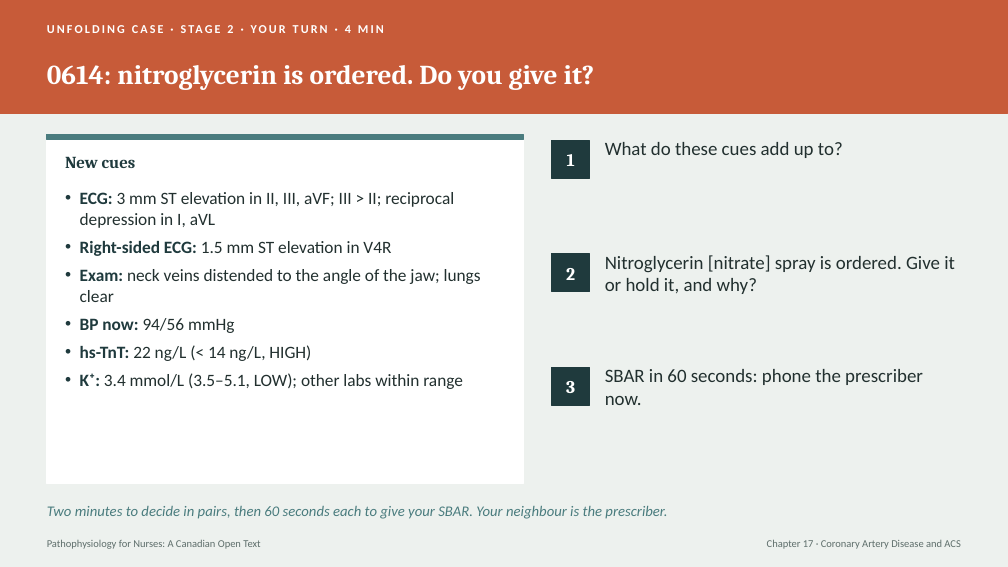
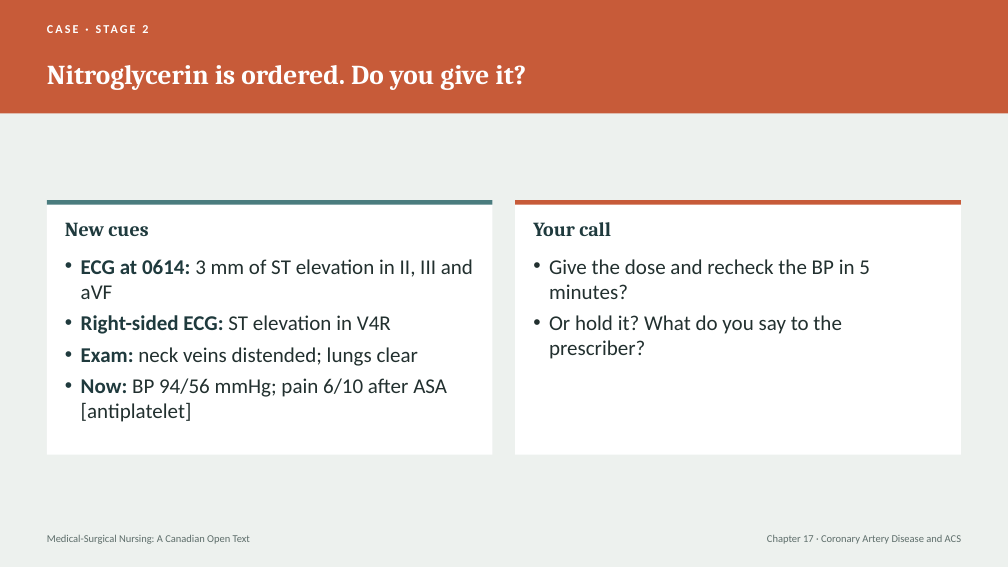
Before and after one commit to andrewleenl/opensourcenursing, a slide deck: slide 19 of Ch17_Coronary_Artery_Disease_and_Acute_Coronary_Syndromes_Lecture_Presentation.pptx (slide 31 before the commit). Drawn at 1008x567 pixels with LibreOffice and Linux fonts; fonts in the diff are those of the drawing. Boxes give left, top, right and bottom in pixels: in the first picture for what was removed or moved away, otherwise in the second. Text is boxed around its words. In the diff, an @@ line names an element or a change of style, - is before the commit and + after.

```diff
--- a/Ch17_Coronary_Artery_Disease_and_Acute_Coronary_Syndromes_Lecture_Presentation.pptx
+++ b/Ch17_Coronary_Artery_Disease_and_Acute_Coronary_Syndromes_Lecture_Presentation.pptx
@@ rectangle at [0, 0, 1008, 113]: outline #C75B39 1 pt to none @@
@@ text at [142, 25, 148, 33]: text changed @@
-UNFOLDING CASE · STAGE 2 · YOUR TURN · 4 MIN
+CASE · STAGE 2
@@ title at [47, 65, 526, 90]: text changed @@
-0614: nitroglycerin is ordered. Do you give it?
+Nitroglycerin is ordered. Do you give it?
@@ rectangle removed at [552, 141, 590, 178] @@
@@ text removed at [605, 142, 843, 158] @@
-What do these cues add up to?
@@ text removed at [567, 154, 575, 166] @@
-1
@@ rectangle: place and size @@
-rectangle at [47, 135, 523, 484]
+rectangle at [47, 200, 492, 455]
@@ rectangle at [47, 200, 492, 455]: outline #FFFFFF 1 pt to none @@
@@ rectangle: place and size @@
-rectangle at [47, 135, 523, 139]
+rectangle at [47, 200, 492, 205]
@@ rectangle at [47, 200, 492, 205]: outline #4A7C7E 1 pt to none @@
@@ rectangle added at [516, 200, 961, 455], fill #FFFFFF @@
@@ rectangle added at [516, 200, 961, 205], fill #C75B39 @@
@@ text "New cues": place and size @@
-text "New cues" at [65, 156, 136, 168]
+text "New cues" at [65, 222, 148, 236]
@@ text "New cues" at [65, 222, 148, 236]: size 16 to 19 pt @@
@@ text added at [533, 222, 611, 236], 19 pt, text #1F3A3D, bold @@
+Your call
@@ text at [81, 259, 473, 422]: text changed; size 16.5 to 20 pt @@
-• ECG: 3 mm ST elevation in II, III, aVF; III > II; reciprocal depression in I, aVL
-• Right-sided ECG: 1.5 mm ST elevation in V4R
-• Exam: neck veins distended to the angle of the jaw; lungs clear
-• BP now: 94/56 mmHg
-• hs-TnT: 22 ng/L (< 14 ng/L, HIGH)
-• K⁺: 3.4 mmol/L (3.5–5.1, LOW); other labs within range
+• ECG at 0614: 3 mm of ST elevation in II, III and aVF
+• Right-sided ECG: ST elevation in V4R
+• Exam: neck veins distended; lungs clear
+• Now: BP 94/56 mmHg; pain 6/10 after ASA [antiplatelet]
@@ text added at [549, 259, 870, 359], 20 pt, text #22302F @@
+• Give the dose and recheck the BP in 5 minutes?
+• Or hold it? What do you say to the prescriber?
@@ rectangle removed at [552, 254, 590, 292] @@
@@ text removed at [566, 268, 575, 280] @@
-2
@@ text removed at [605, 255, 955, 294] @@
-Nitroglycerin [nitrate] spray is ordered. Give it or hold it, and why?
@@ rectangle removed at [552, 368, 590, 405] @@
@@ text removed at [566, 381, 575, 393] @@
-3
@@ text removed at [605, 369, 923, 405] @@
-SBAR in 60 seconds: phone the prescriber now.
@@ text removed at [47, 506, 667, 519] @@
-Two minutes to decide in pairs, then 60 seconds each to give your SBAR. Your neighbour is the prescriber.
@@ text "Medical-Surgical Nursing: A Canadian Open ..." at [47, 535, 250, 544]: vertical alignment middle to top @@
@@ text at [47, 535, 250, 544]: text changed @@
-Pathophysiology for Nurses: A Canadian Open Text
+Medical-Surgical Nursing: A Canadian Open Text
@@ text "Chapter 17 · Coronary Artery ..." at [767, 535, 961, 544]: vertical alignment middle to top @@
```
Also in this commit, not shown: 10 other slides changed, 28 slides added, 44 slides removed, 3 other files.
